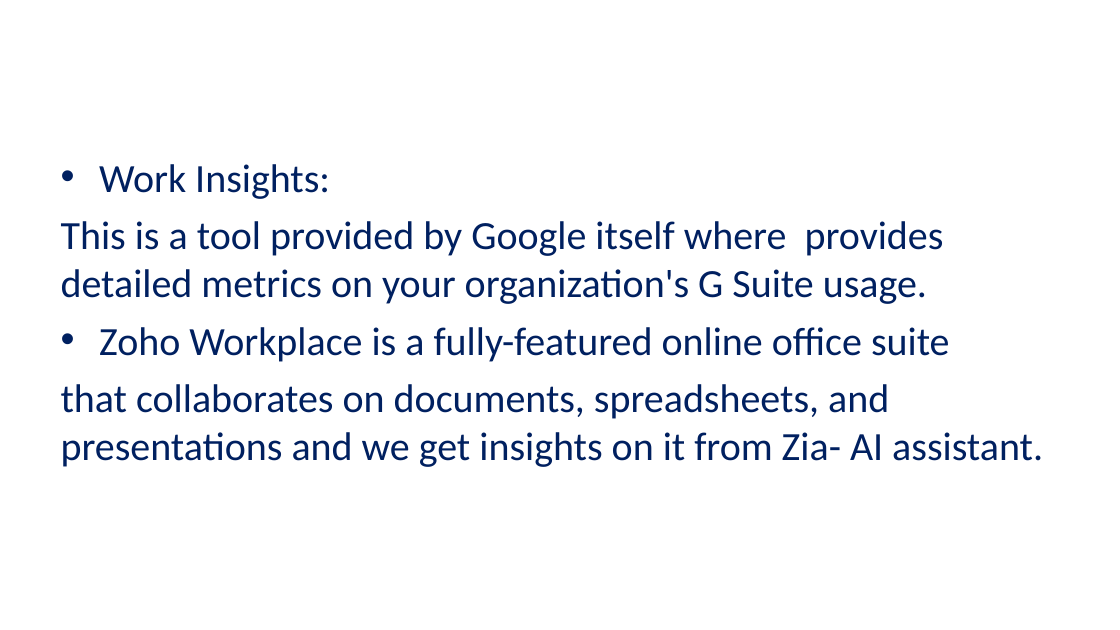
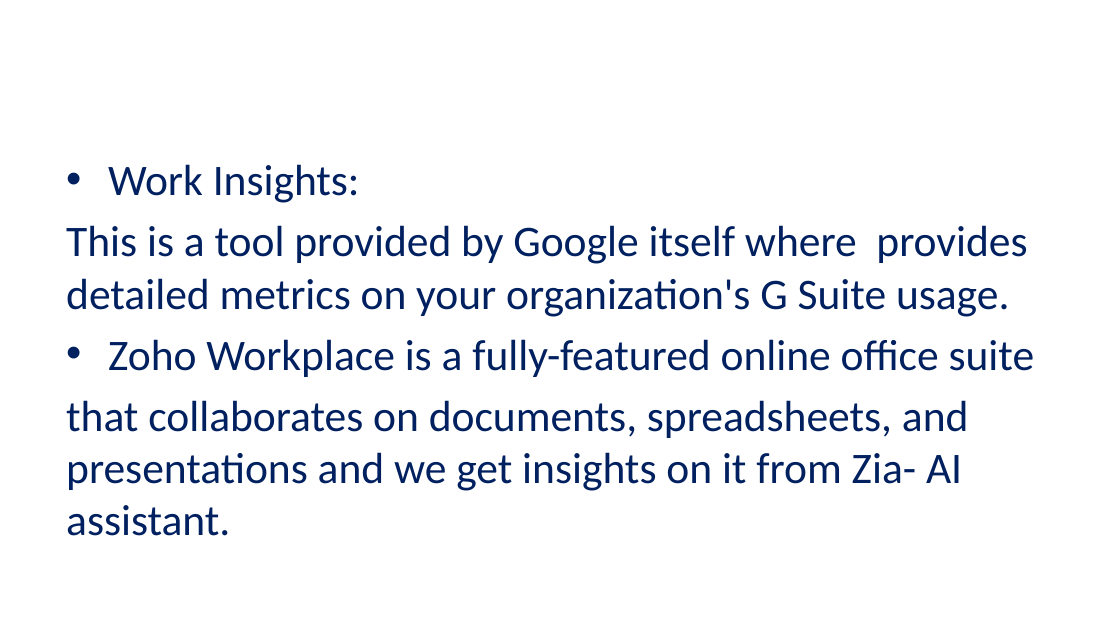
Before and after one commit to UNCG-CSE/G_Suite_Metrics, a slide deck: slide 5 of doc/G-suite review ppt.pptx. Drawn at 1120x630 pixels with LibreOffice and Linux fonts; fonts in the diff are those of the drawing; background and template pictures are left out. Boxes give left, top, right and bottom in pixels: in the first picture for what was removed or moved away, otherwise in the second. Text is boxed around its words. In the diff, an @@ line names an element or a change of style, - is before the commit and + after.

```diff
--- a/doc/G-suite review ppt.pptx
+++ b/doc/G-suite review ppt.pptx
@@ title "RELATED WORK BY OTHERS" at [108, 164, 503, 263]: size 32 to 32.4 pt @@
@@ text "Work Insights:" at [66, 164, 1035, 536]: size 25.8 to 28 pt; indent changed @@
```
Also in this commit, not shown: 6 other slides changed.
